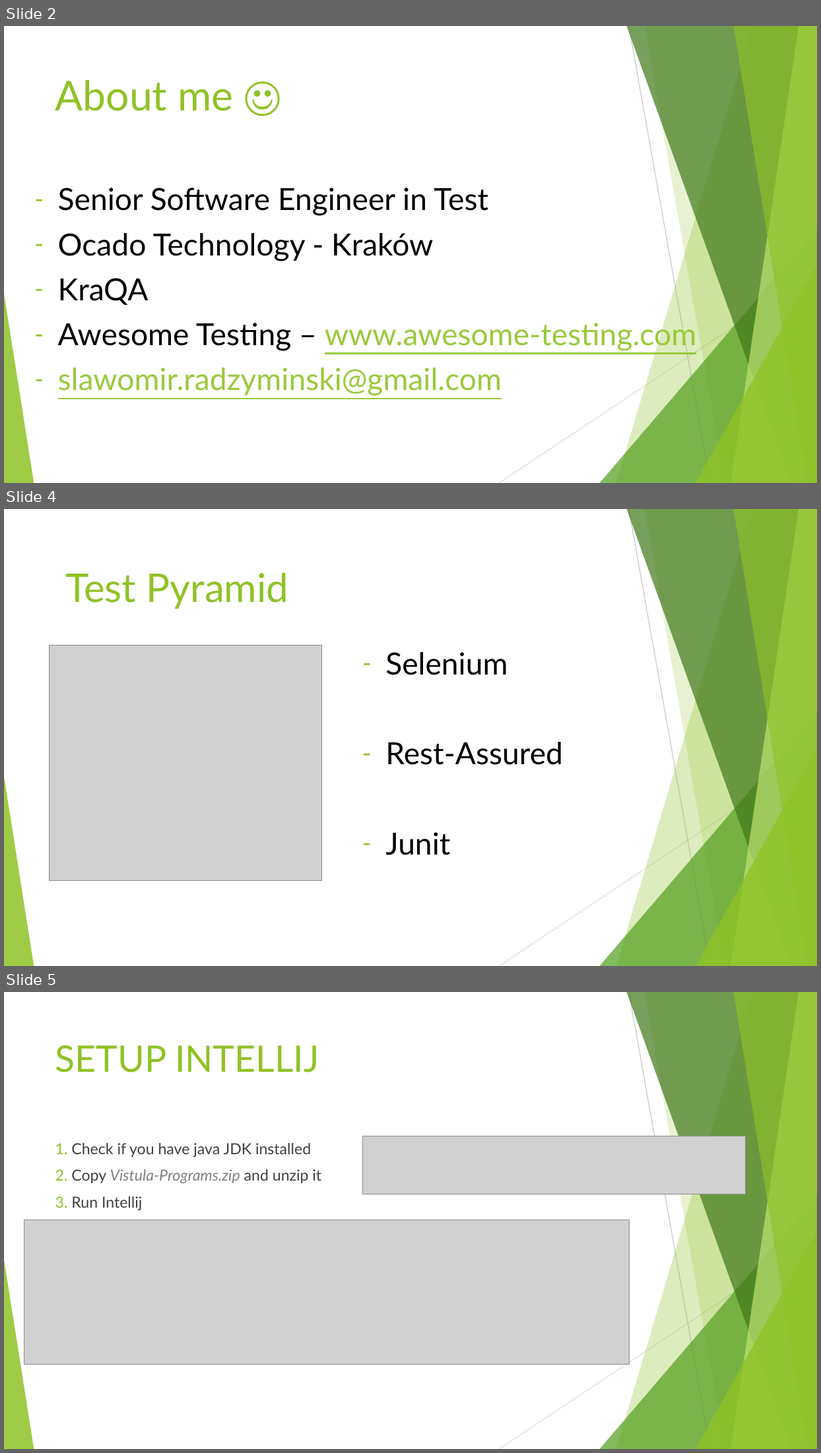
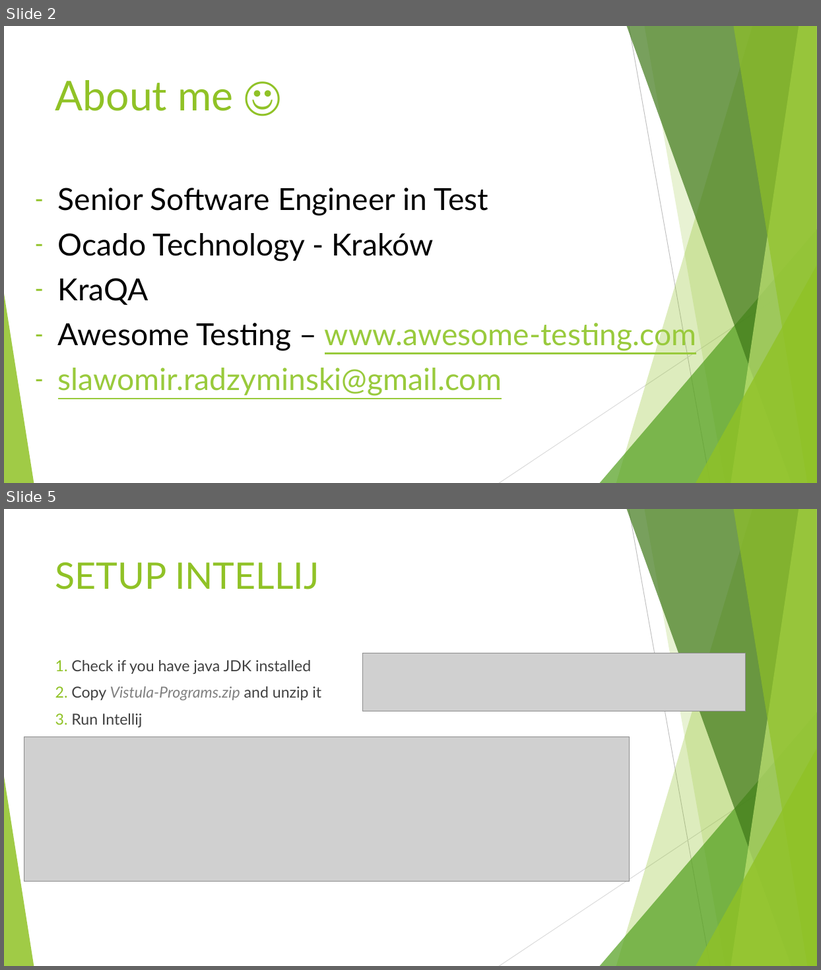
Before and after one commit to urszulakm/vistula-playground, a slide deck: Vistula.pptx. Shown one above the other, each under a label of ours: slides 2, 4 and 5 before the commit, slides 2 and 5 after it; the slides between them are not shown. The pictures are 821x1453 and 821x970 pixels, drawn with LibreOffice and Linux fonts; fonts in the diff are those of the drawing; grey boxes stand for pictures. Boxes give left, top, right and bottom in pixels: in the first picture for what was removed or moved away, otherwise in the second. Text is boxed around its words. In the diff, an @@ line names an element or a change of style, - is before the commit and + after.

```diff
--- a/Vistula.pptx
+++ b/Vistula.pptx
@@ slide 4 removed at <box>4,509,817,966</box>, background #FFFFFF; not listed: 10 template elements that a slide beside it also shows @@
@@ text removed at <box>65,572,289,609</box> @@
-Test Pyramid
@@ picture removed at <box>49,645,322,881</box> @@
@@ text removed at <box>385,652,563,855</box> @@
-– Selenium
-– Rest-Assured
-– Junit
```
Also in this commit, not shown: 2 slides added, 1 other slide removed, 2 other files.
